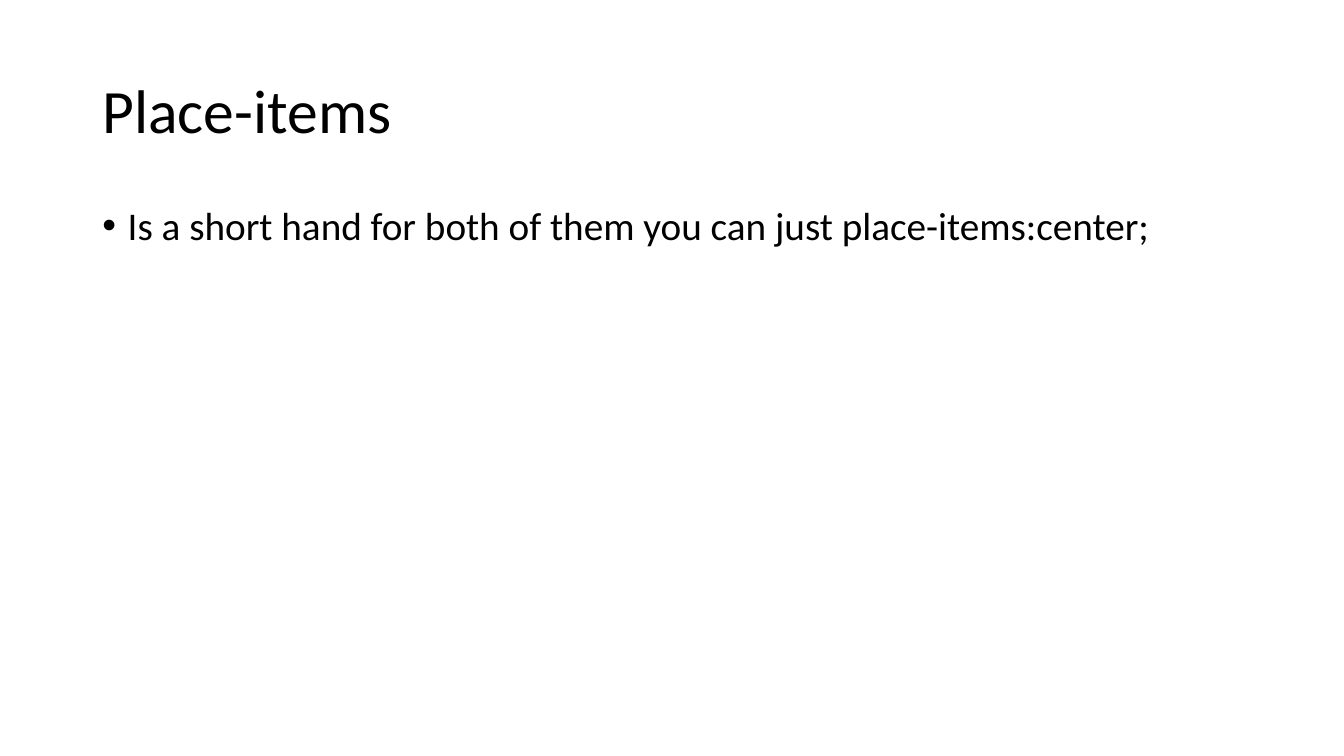
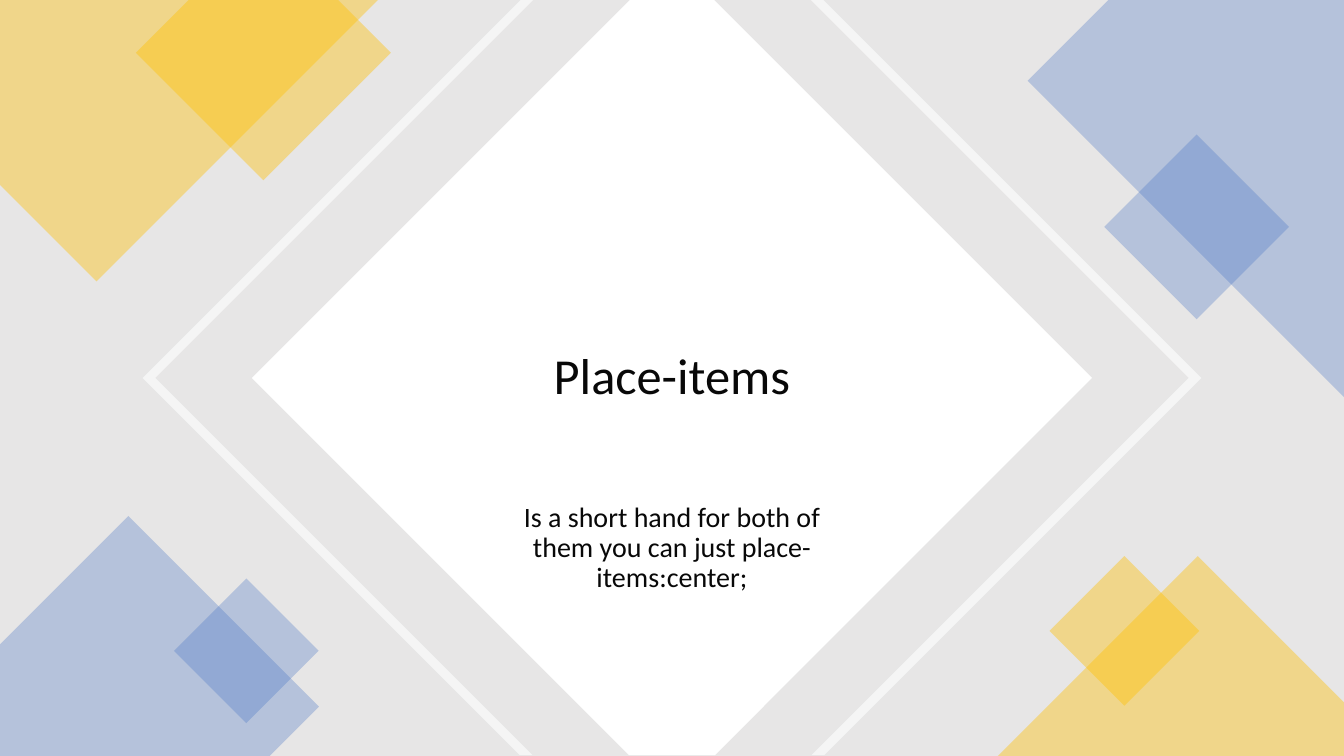
Before and after one commit to 1shaked/full-stack, a slide deck: slide 22 of 6ass/main6.pptx. Drawn at 1344x756 pixels with LibreOffice and Linux fonts; fonts in the diff are those of the drawing. Boxes give left, top, right and bottom in pixels: in the first picture for what was removed or moved away, otherwise in the second. Text is boxed around its words. In the diff, an @@ line names an element or a change of style, - is before the commit and + after.

```diff
--- a/6ass/main6.pptx
+++ b/6ass/main6.pptx
@@ rectangle added at (x1=0, y1=0, x2=1344, y2=756), fill #E7E6E6 @@
@@ freeform shape added at (x1=0, y1=0, x2=378, y2=281), fill #FFC000 at 40% opacity @@
@@ freeform shape added at (x1=136, y1=0, x2=391, y2=181), fill #FFC000 at 40% opacity @@
@@ freeform shape added at (x1=142, y1=0, x2=1202, y2=756), fill #FFFFFF at 60% opacity @@
@@ freeform shape added at (x1=252, y1=0, x2=1092, y2=756), fill #FFFFFF @@
@@ freeform shape added at (x1=1028, y1=0, x2=1344, y2=397), fill #4472C4 at 30% opacity @@
@@ rectangle added at (x1=1104, y1=134, x2=1289, y2=320), fill #4472C4 at 30% opacity @@
@@ title "Place-items" moved from (x1=102, y1=90, x2=391, y2=134) to (x1=554, y1=359, x2=790, y2=395) @@
@@ title "Place-items" at (x1=554, y1=359, x2=790, y2=395): size 44 to 36 pt, text colour #000000 to #080808; alignment left to centre @@
@@ text "Is a short hand for ..." moved from (x1=128, y1=212, x2=1149, y2=247) to (x1=524, y1=507, x2=819, y2=591) @@
@@ text "Is a short hand for ..." at (x1=524, y1=507, x2=819, y2=591): size 28 to 20 pt, text colour #000000 to #080808; alignment left to centre; bullet • to none @@
@@ freeform shape added at (x1=0, y1=517, x2=319, y2=756), fill #4472C4 at 30% opacity @@
@@ freeform shape added at (x1=998, y1=556, x2=1344, y2=756), fill #FFC000 at 40% opacity @@
@@ rectangle added at (x1=1050, y1=556, x2=1200, y2=706), fill #FFC000 at 40% opacity @@
@@ rectangle added at (x1=174, y1=579, x2=320, y2=724), fill #4472C4 at 30% opacity @@
```
Also in this commit, not shown: 10 other slides changed, 18 slides added, 3 slides removed, 28 other files.
